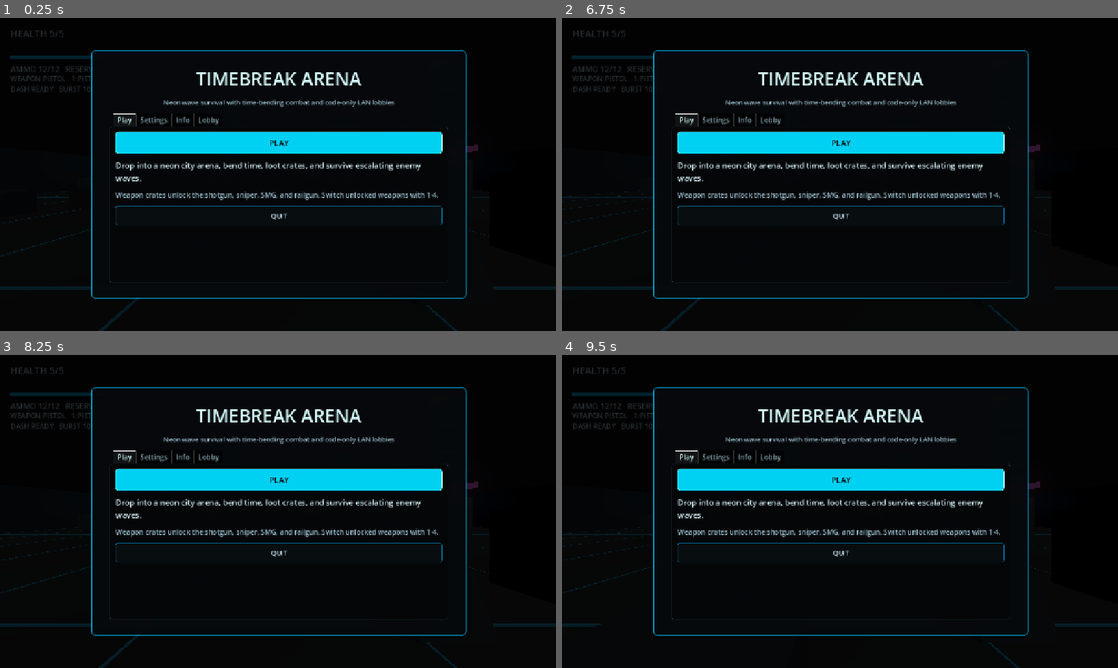
Above: before the commit, frames 1-4 (two rows, left to right).
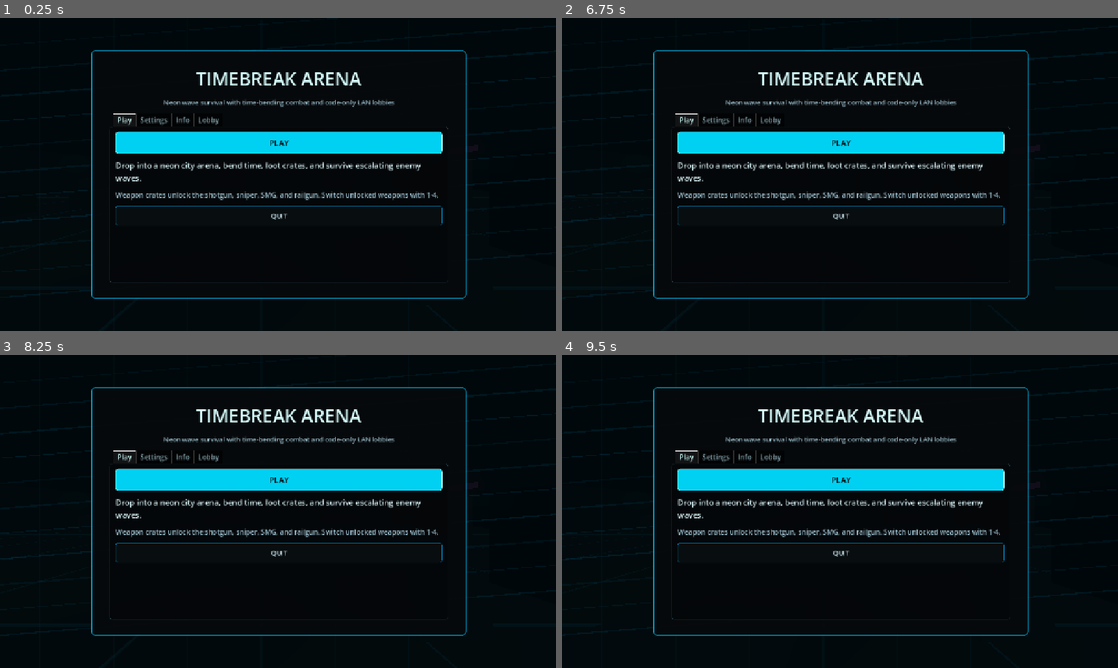
Above: after the commit, the same moments.

Repository: bobbyscheema/greater-game
Game: Godot game, scene res://scenes/Main.tscn
Same seed, same stepped clock (60 frames per second), same inputs: the game is played once before the commit and once after it.
Inputs (mouse positions are in pixels of both pictures, inside the frame that each line leads up to):
- Up to frame 1 (0.25 s): no input
- Up to frame 2 (6.75 s): click "PLAY" at 0.5 s; tap Enter at 1.25 s; move the mouse to (867, 174) at 1.27 s; hold W (move_forward) 1.28-6.53 s; tap Q (dash) at 1.35 s; tap Space (jump) at 1.52, 2.27, 3.77, 4.52, 5.27 s; move the mouse to (812, 174) at 2.02 s; click (812, 174) at 2.1 s; move the mouse to (851, 168) at 2.77 s; hold Right mouse button (slow_time) 2.78-3.53 s; move the mouse to (834, 180) at 3.52 s; tap Shift (sprint) at 3.6 s; move the mouse to (878, 177) at 4.27 s; tap E (time_burst) at 4.35 s; move the mouse to (795, 171) at 5.02 s; tap 1 (weapon_1) at 5.1 s; move the mouse to (845, 174) at 5.77 s; tap 2 (weapon_2) at 5.85 s; tap F5 (reset_game) at 6.5 s; move the mouse to (817, 168) at 6.52 s; hold D (move_right) from 6.53 s (still down); tap 3 (weapon_3) at 6.6 s
- Up to frame 3 (8.25 s): tap Space (jump) at 6.77 s; release D (move_right) at 7.25 s; click "PLAY" at 7.25 s; tap F5 (reset_game) at 8 s; move the mouse to (305, 511) at 8.02 s; hold W (move_forward) from 8.03 s (still down); tap 4 (weapon_4) at 8.1 s
- Up to frame 4 (9.5 s): tap Space (jump) at 8.27, 9.02 s; tap F5 (reset_game) at 8.75 s; move the mouse to (728, 527) at 8.77 s; release W (move_forward) at 8.78 s; hold D (move_right) from 8.78 s (still down); tap Q (dash) at 8.85 s

The runs differ from the first frame. In frame 1, 1.4% of the frame differs, in the area x 0-100%, y 1-90%; in frame 2, 1.4%, in the area x 0-100%, y 0-90%; in frame 3, 1.4%; in frame 4, 1.4%.

Commit message:
Hide HUD behind menu background

Diff:
--- a/scripts/main.gd
+++ b/scripts/main.gd
@@ -67,6 +67,7 @@
 var death_title: Label
 var death_info: Label
 var respawn_button: Button
+var menu_bg_lines: Array[ColorRect] = []
 
 func _ready() -> void:
 	add_to_group("game")
@@ -75,6 +76,7 @@
 	_build_hud()
 	_build_menu()
 	_build_death_screen()
+	_set_hud_visible(false)
 	_connect_network_signals()
 	player.health_changed.connect(_on_player_health_changed)
 	player.shot_fired.connect(_on_player_shot)
@@ -92,6 +94,7 @@
 
 func _process(delta: float) -> void:
 	_update_lobby_discovery(delta)
+	_animate_menu_background(delta)
 	if Input.is_action_just_pressed("reset_game"):
 		get_tree().reload_current_scene()
 		return
@@ -805,8 +808,9 @@
 
 	var shade := ColorRect.new()
 	shade.set_anchors_preset(Control.PRESET_FULL_RECT)
-	shade.color = Color(0.0, 0.0, 0.0, 0.82)
+	shade.color = Color(0.0, 0.0, 0.0, 0.92)
 	menu_root.add_child(shade)
+	_build_menu_background()
 
 	var panel := PanelContainer.new()
 	panel.set_anchors_preset(Control.PRESET_CENTER)
@@ -1041,6 +1045,49 @@
 	box.add_child(respawn_button)
 
 
+func _build_menu_background() -> void:
+	for i in range(11):
+		var line := ColorRect.new()
+		line.position = Vector2(-120, 72 + i * 58)
+		line.size = Vector2(1520, 2 + (i % 3))
+		line.rotation = -0.08
+		line.color = Color(0.0, 0.55, 0.78, 0.08 + float(i % 4) * 0.025)
+		menu_root.add_child(line)
+		menu_bg_lines.append(line)
+
+	for i in range(7):
+		var pillar := ColorRect.new()
+		pillar.position = Vector2(90 + i * 170, 0)
+		pillar.size = Vector2(2 + (i % 2), 760)
+		pillar.color = Color(0.0, 0.75, 1.0, 0.035)
+		menu_root.add_child(pillar)
+		menu_bg_lines.append(pillar)
+
+	var glow := ColorRect.new()
+	glow.set_anchors_preset(Control.PRESET_FULL_RECT)
+	glow.color = Color(0.0, 0.18, 0.24, 0.16)
+	menu_root.add_child(glow)
+
+
+func _animate_menu_background(delta: float) -> void:
+	if not menu_root or not menu_root.visible:
+		return
+	for i in range(menu_bg_lines.size()):
+		var line := menu_bg_lines[i]
+		if not is_instance_valid(line):
+			continue
+		var offset := sin(Time.get_ticks_msec() * 0.0012 + float(i) * 0.7) * 12.0
+		if line.size.x > line.size.y:
+			line.position.x = -120 + offset
+		else:
+			line.position.y = offset * 0.35
+
+
+func _set_hud_visible(visible: bool) -> void:
+	if hud_layer:
+		hud_layer.visible = visible
+
+
 func _panel_style(fill: Color, border: Color, border_width: int, radius: int) -> StyleBoxFlat:
 	var style := StyleBoxFlat.new()
 	style.bg_color = fill
@@ -1112,6 +1159,7 @@
 func _show_menu(title: String, action_text: String) -> void:
 	paused_for_menu = true
 	menu_root.visible = true
+	_set_hud_visible(false)
 	menu_title.text = title
 	start_button.text = action_text
 	Input.mouse_mode = Input.MOUSE_MODE_VISIBLE
@@ -1123,6 +1171,7 @@
 		return
 	paused_for_menu = false
 	menu_root.visible = false
+	_set_hud_visible(true)
 	Input.mouse_mode = Input.MOUSE_MODE_CAPTURED
 
 
@@ -1157,6 +1206,7 @@
 	if not death_root:
 		return
 	death_root.visible = true
+	_set_hud_visible(false)
 	Input.mouse_mode = Input.MOUSE_MODE_VISIBLE
 	var code_text := lobby_code if not lobby_code.is_empty() else desired_join_code
 	var join_text := "Lobby code: %s   Port: %d" % [code_text if not code_text.is_empty() else "single-player", network_port]
@@ -1166,6 +1216,7 @@
 func _hide_death_screen() -> void:
 	if death_root:
 		death_root.visible = false
+	_set_hud_visible(true)
 	if game_started and not paused_for_menu:
 		Input.mouse_mode = Input.MOUSE_MODE_CAPTURED
 
